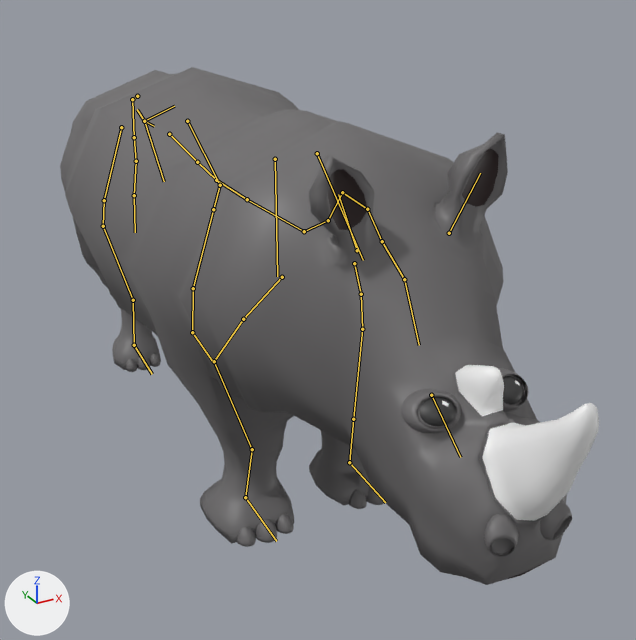
The glTF model models/rhino.glb as it was, and as the next commit left it.
Before and after are seen from a camera (50 mm lens) standing at (-1.59, -3.4, 2.39) and looking at (0.18, -0.17, 0.78). Every picture has the same lights, and +X, +Y and +Z are marked at lower left. The bones that bend it are drawn over the model as lines.

Names of what the first picture shows: 'Animal'.
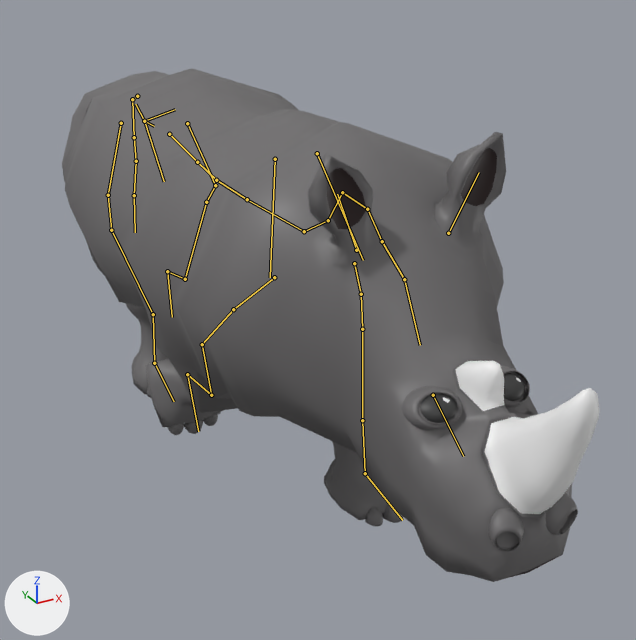
The newer file adds an action. The first version stands in its rest pose; the second is drawn at frame 40 of the action 'Walk'.

What the commit changed:
Bone 'head' (bone_head) turns from (0, 0, 0) to (-1, 0, 0) degrees about its own x, y and z.
Bone 'skull' (bone_skull) turns from (0, 0, 0) to (-2, 0, 0) degrees about its own x, y and z.
Bone 'forefoot.L' (bone_forefoot_l) turns from (0, 0, 0) to (12, 3, 1) degrees about its own x, y and z.
Bone 'f_hoof.L' (bone_f_hoof_l) turns from (0, 0, 0) to (-17, 0, -2) degrees about its own x, y and z.
Bone 'shoulder.R' (bone_shoulder_r) turns from (0, 0, 0) to (9, -2, 0) degrees about its own x, y and z.
Bone 'forefoot.R' (bone_forefoot_r) turns from (0, 0, 0) to (-34, 8, -3) degrees about its own x, y and z.
Bone 'f_toe.R' (bone_f_toe_r) turns from (0, 0, 0) to (-27, -1, -3) degrees about its own x, y and z.
Bone 'f_hoof.R' (bone_f_hoof_r) turns from (0, 0, 0) to (7, 0, 1) degrees about its own x, y and z.
Bone 'pelvis.L' (bone_pelvis_l) turns from (0, 0, 0) to (3, 2, -3) degrees about its own x, y and z.
Bone 'thigh.L' (bone_thigh_l) turns from (0, 0, 0) to (-5, 2, 0) degrees about its own x, y and z.
Bone 'lower_leg.L' (bone_lower_leg_l) turns from (0, 0, 0) to (-6, 0, 0) degrees about its own x, y and z.
Bone 'hind_foot.L' (bone_hind_foot_l) turns from (0, 0, 0) to (14, 4, 0) degrees about its own x, y and z.
Bone 'r_toe.L' (bone_r_toe_l) turns from (0, 0, 0) to (-70, -1, 0) degrees about its own x, y and z.
Bone 'r_hoof.L' (bone_r_hoof_l) turns from (0, 0, 0) to (-5, 0, 0) degrees about its own x, y and z.
Bone 'pelvis.R' (bone_pelvis_r) turns from (0, 0, 0) to (-5, 3, -5) degrees about its own x, y and z.
Bone 'thigh.R' (bone_thigh_r) turns from (0, 0, 0) to (7, 3, 0) degrees about its own x, y and z.
Bone 'lower_leg.R' (bone_lower_leg_r) turns from (0, 0, 0) to (9, 0, 0) degrees about its own x, y and z.
Bone 'r_toe.R' (bone_r_toe_r) turns from (0, 0, 0) to (-21, 0, 0) degrees about its own x, y and z.
Bone 'r_hoof.R' (bone_r_hoof_r) turns from (0, 0, 0) to (-12, 0, 0) degrees about its own x, y and z.

Pixel boxes [x1, y1, x2, y2] of what changed, in the pictures (636 x 640 px):
'Animal', posed
    before: [60, 67, 599, 585]
    after: [62, 68, 600, 582]
bone 'head', root to tip
    before: (404, 279) to (419, 345)
    after: (404, 279) to (420, 345)
bone 'skull', root to tip
    before: (431, 395) to (460, 457)
    after: (433, 395) to (463, 456)
bone 'forefoot.L', root to tip
    before: (362, 329) to (353, 419)
    after: (362, 329) to (362, 420)
bone 'f_hoof.L', root to tip
    before: (349, 462) to (385, 502)
    after: (365, 473) to (402, 520)
bone 'shoulder.R', root to tip
    before: (275, 159) to (277, 276)
    after: (275, 159) to (270, 277)
bone 'forefoot.R', root to tip
    before: (214, 361) to (252, 449)
    after: (202, 344) to (211, 395)
bone 'f_toe.R', root to tip
    before: (252, 449) to (245, 497)
    after: (211, 395) to (187, 374)
bone 'f_hoof.R', root to tip
    before: (245, 497) to (276, 541)
    after: (187, 374) to (198, 431)
bone 'pelvis.L', root to tip
    before: (144, 121) to (174, 106)
    after: (144, 121) to (175, 109)
bone 'thigh.L', root to tip
    before: (187, 121) to (220, 185)
    after: (187, 123) to (215, 185)
bone 'lower_leg.L', root to tip
    before: (220, 185) to (213, 209)
    after: (215, 185) to (206, 202)
bone 'hind_foot.L', root to tip
    before: (213, 209) to (193, 288)
    after: (206, 202) to (185, 279)
bone 'r_toe.L', root to tip
    before: (193, 288) to (192, 332)
    after: (185, 279) to (167, 271)
bone 'r_hoof.L', root to tip
    before: (192, 332) to (212, 360)
    after: (167, 271) to (172, 317)
bone 'pelvis.R', root to tip
    before: (144, 121) to (137, 109)
    after: (144, 121) to (135, 104)
bone 'thigh.R', root to tip
    before: (121, 127) to (104, 200)
    after: (121, 123) to (108, 195)
bone 'lower_leg.R', root to tip
    before: (104, 200) to (103, 226)
    after: (108, 195) to (111, 230)
bone 'r_toe.R', root to tip
    before: (133, 300) to (134, 345)
    after: (153, 314) to (154, 363)
bone 'r_hoof.R', root to tip
    before: (134, 345) to (152, 374)
    after: (154, 363) to (174, 401)
